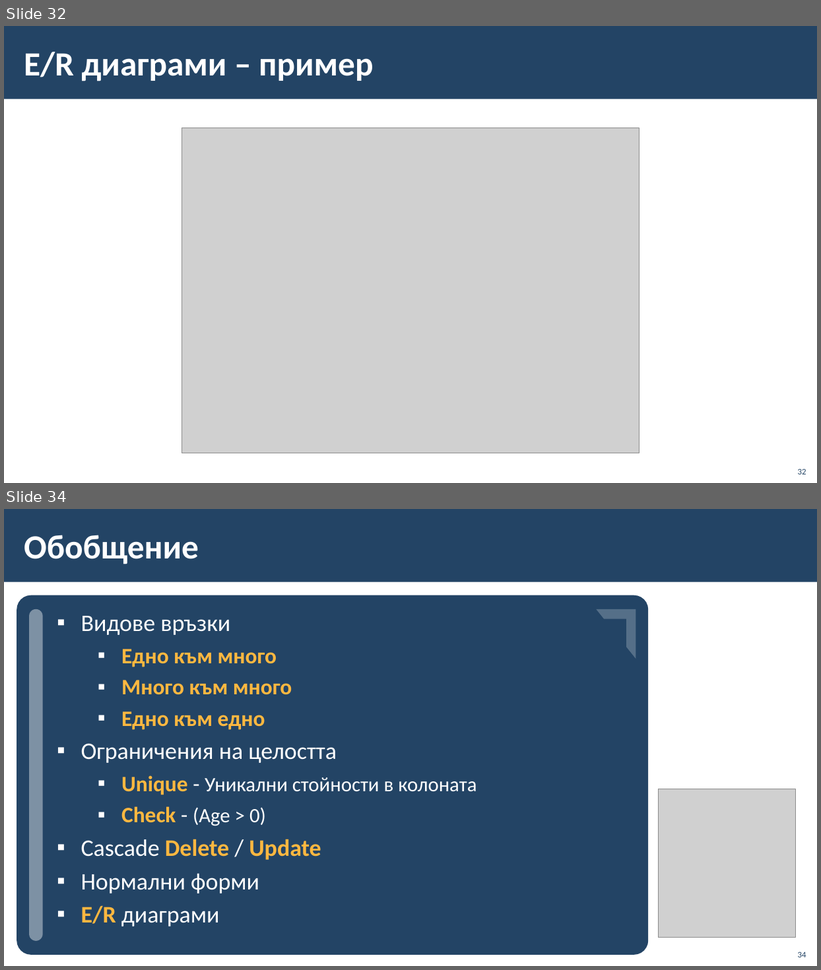
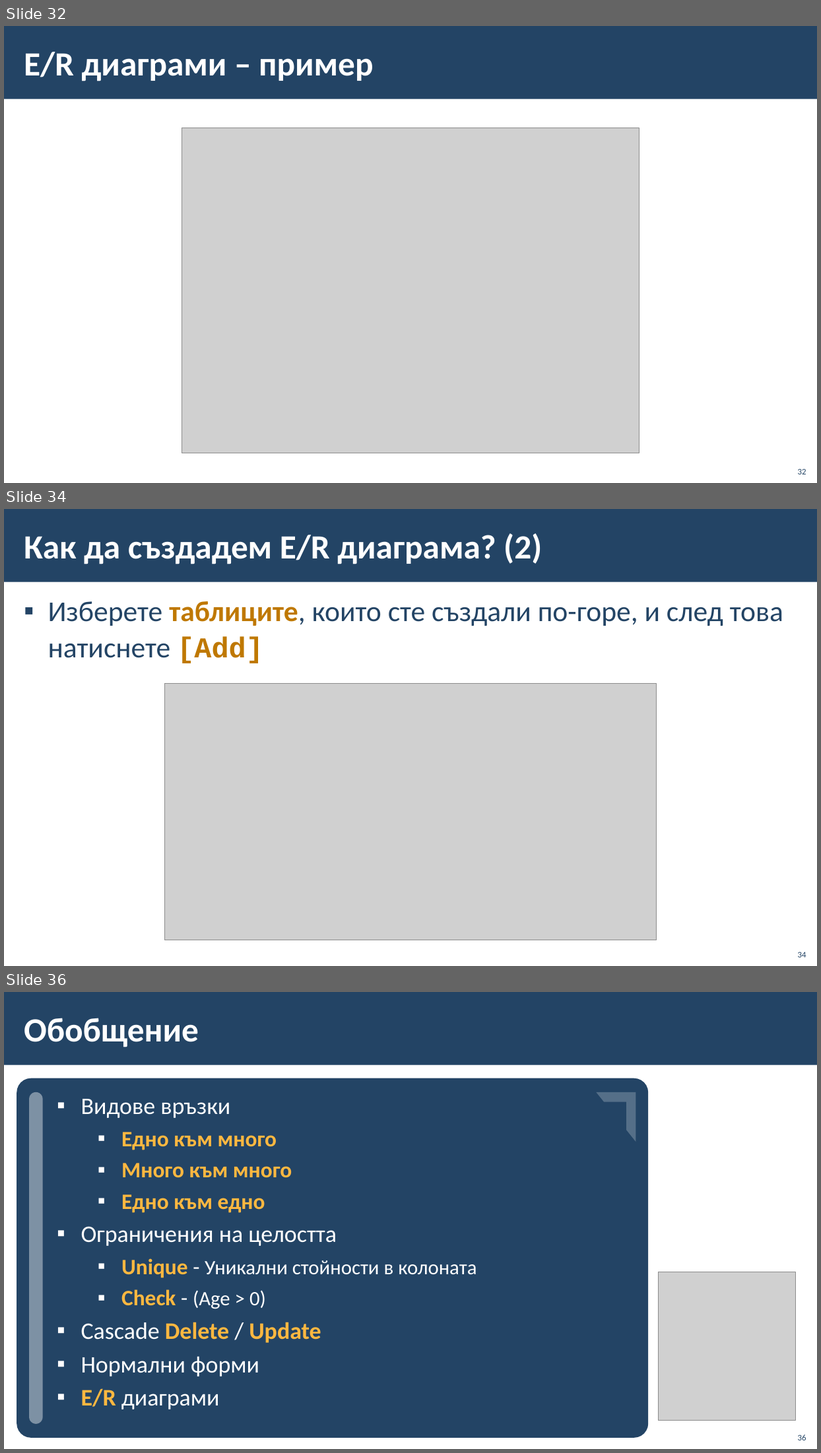
Before and after one commit to BG-IT-Edu/School-Programming, a slide deck: Courses/Software-Sciences/Module-3-Databases-New/07-Relationships-and-ER-Diagrams/07-Relationships-ER-Diagrams.pptx. Shown one above the other, each under a label of ours: slides 32 and 34 before the commit, slides 32, 34 and 36 after it; the slides between them are not shown. The pictures are 821x970 and 821x1453 pixels, drawn with LibreOffice and Linux fonts; fonts in the diff are those of the drawing; grey boxes stand for pictures; background and template pictures are left out. Boxes give left, top, right and bottom in pixels: in the first picture for what was removed or moved away, otherwise in the second. Text is boxed around its words. In the diff, an @@ line names an element or a change of style, - is before the commit and + after.

```diff
--- a/Courses/Software-Sciences/Module-3-Databases-New/07-Relationships-and-ER-Diagrams/07-Relationships-ER-Diagrams.pptx
+++ b/Courses/Software-Sciences/Module-3-Databases-New/07-Relationships-and-ER-Diagrams/07-Relationships-ER-Diagrams.pptx
@@ slide 34 added at (x1=4, y1=509, x2=817, y2=966), background #FFFFFF; not listed: 1 template element that a slide beside it also shows @@
@@ title added at (x1=24, y1=533, x2=542, y2=564), 40 pt, text #FFFFFF, bold @@
+Как да създадем E/R диаграма? (2)
@@ text added at (x1=48, y1=601, x2=783, y2=663), 34 pt, text #234465 @@
+▪ Изберете таблиците, които сте създали по-горе, и след това натиснете [Add]
@@ picture added at (x1=164, y1=683, x2=657, y2=940) @@
@@ page number added at (x1=798, y1=952, x2=807, y2=958), 10 pt, text #234465 @@
+34
@@ what was slide 34 is now slide 36 @@
@@ page number at (x1=798, y1=1435, x2=807, y2=1441): text changed @@
-34
+36
```
Also in this commit, not shown: 3 other slides added, 2 slides removed.
